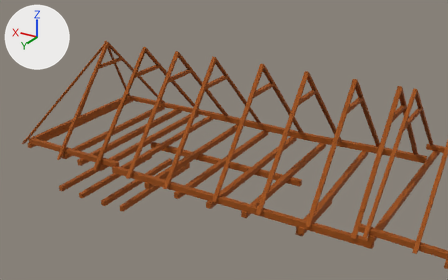
An edit to the COLLADA model dae_zlamanec/krovy.dae, drawn before and after from the same camera.
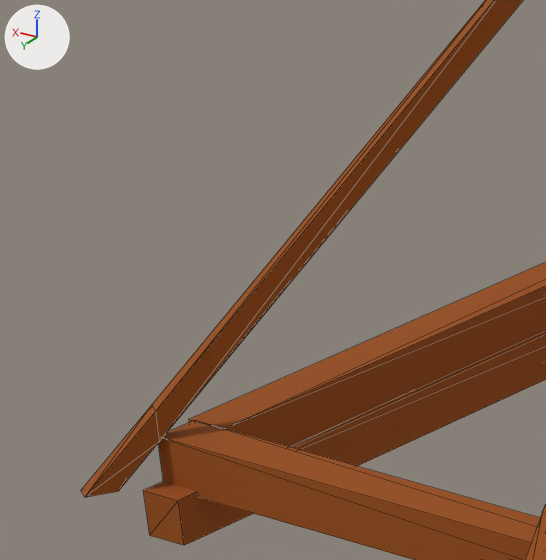
Each version appears first from a 50 mm camera at (-2.64, 16.73, 12.72) aimed at (7.48, -0.13, 4.28), and next in a close-up on the part from 3% to 14% of the width and 36% to 53% of the height. The axes (+X, +Y, +Z) are drawn at upper left. The lights are the same throughout. The close-ups show mesh edges as thin lines. Where no turn or scale is listed for an object, it has been applied to the vertices. Vertices at the same position are counted once.

Objects in the first close-up: 'SketchUp', 'group_0', 'group_16', 'group_2', 'group_51'.
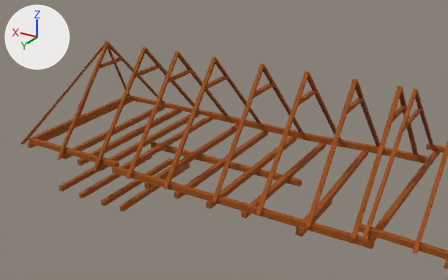
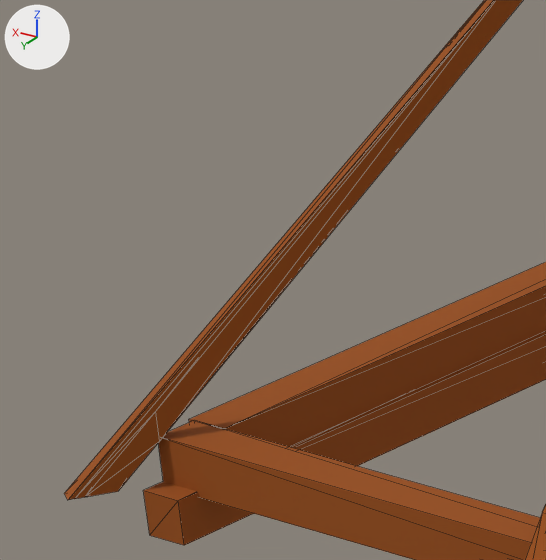
Location of each change, (x1, y1, x2, y2) in pixels of the close-ups (546 x 560 px):
'SketchUp', reshaped: before (81, 0, 523, 497); after (64, 0, 523, 500)
part 1 of me_sketchup, added (brown): after (64, 0, 494, 500)

Patch to the scene script:
```diff
--- a/dae_zlamanec/krovy.dae.py
+++ b/dae_zlamanec/krovy.dae.py
@@ me_sketchup @@
 # used by ob_sketchup; location = (0.0, 0.0, 0.0)
-me_sketchup.from_pydata(...)  # 31 vertices, 49 faces; spans x 4.28..13.73, y -3.05..3.26, z 3.87..7.35
+me_sketchup.from_pydata(...)  # 34 vertices, 59 faces; spans x 4.28..13.76, y -3.05..3.3, z 3.87..7.35
+# me_sketchup part 1
+# 3 vertices are added at (13.7, 3.28, 4.01), (13.71, 3.3, 4.01), (13.76, 3.27, 4.01)
+# 10 new faces join them, mat_color_c07 (brown #994c00)
 me_sketchup.materials.append(mat_color_c07)
```
